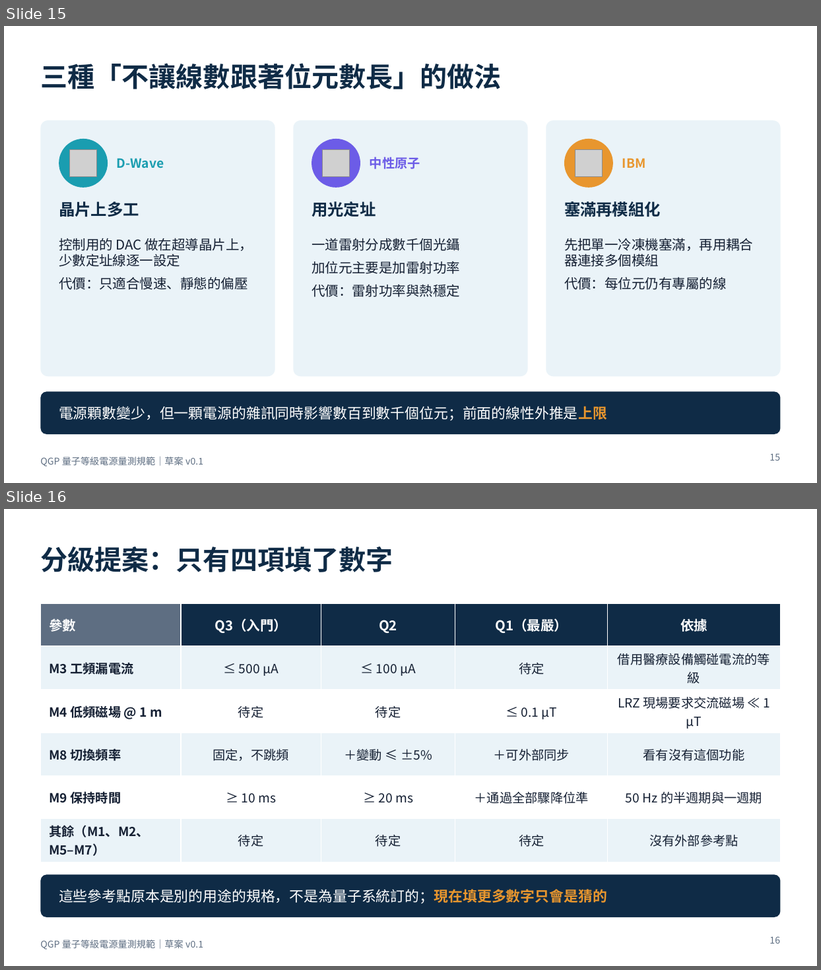
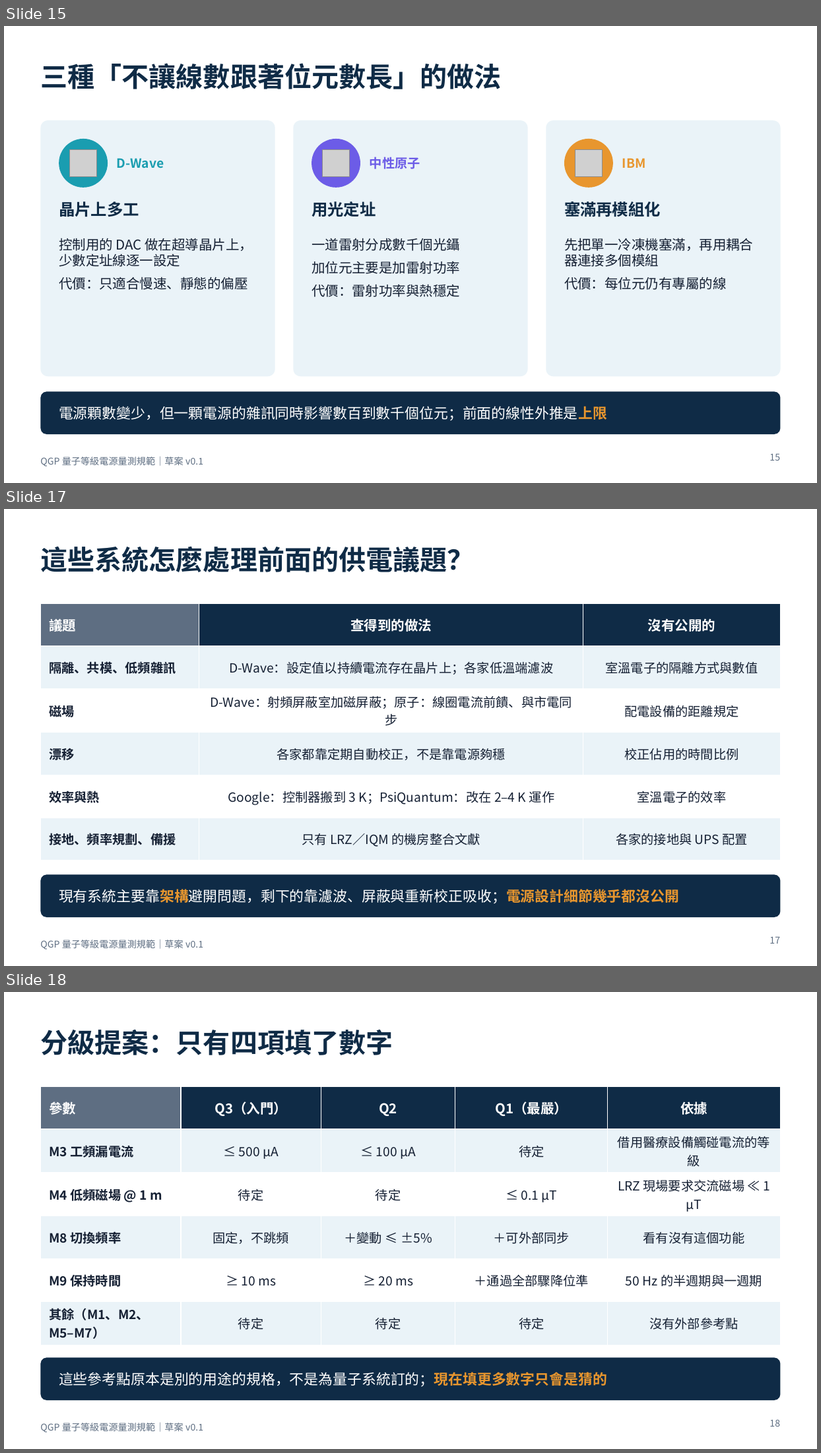
Before and after one commit to pcpcchen-coder/QuantumComputing, a slide deck: slides/output/qgp-measurement-spec.pptx. Shown one above the other, each under a label of ours: slides 15 and 16 before the commit, slides 15, 17 and 18 after it; the slides between them are not shown. The pictures are 821x970 and 821x1453 pixels, drawn with LibreOffice and Linux fonts; fonts in the diff are those of the drawing; grey boxes stand for pictures. Boxes give left, top, right and bottom in pixels: in the first picture for what was removed or moved away, otherwise in the second. Text is boxed around its words. In the diff, an @@ line names an element or a change of style, - is before the commit and + after.

```diff
--- a/slides/output/qgp-measurement-spec.pptx
+++ b/slides/output/qgp-measurement-spec.pptx
@@ slide 17 added at <box>4,509,817,966</box>, background #FFFFFF; not listed: 1 template element that a slide beside it also shows @@
@@ title added at <box>40,546,474,572</box>, 32 pt, text #0F2B46, bold @@
+這些系統怎麼處理前面的供電議題？
@@ table added at <box>40,603,781,850</box>, 6 rows, 3 columns @@
+議題 | 查得到的做法 | 沒有公開的
+隔離、共模、低頻雜訊 | D-Wave：設定值以持續電流存在晶片上；各家低溫端濾波 | 室溫電子的隔離方式與數值
+磁場 | D-Wave：射頻屏蔽室加磁屏蔽；原子：線圈電流前饋、與市電同步 | 配電設備的距離規定
+漂移 | 各家都靠定期自動校正，不是靠電源夠穩 | 校正佔用的時間比例
+效率與熱 | Google：控制器搬到 3 K；PsiQuantum：改在 2–4 K 運作 | 室溫電子的效率
+接地、頻率規劃、備援 | 只有 LRZ／IQM 的機房整合文獻 | 各家的接地與 UPS 配置
@@ rounded rectangle added at <box>40,875,781,918</box>, fill #0F2B46 @@
@@ text added at <box>59,889,679,904</box>, 17 pt, text #FFFFFF @@
+現有系統主要靠架構避開問題，剩下的靠濾波、屏蔽與重新校正吸收；電源設計細節幾乎都沒公開
@@ page number added at <box>770,937,780,944</box>, 11 pt, text #5E6E82 @@
+17
@@ what was slide 16 is now slide 18 @@
```
Also in this commit, not shown: 1 other slide added, 5 other files.
